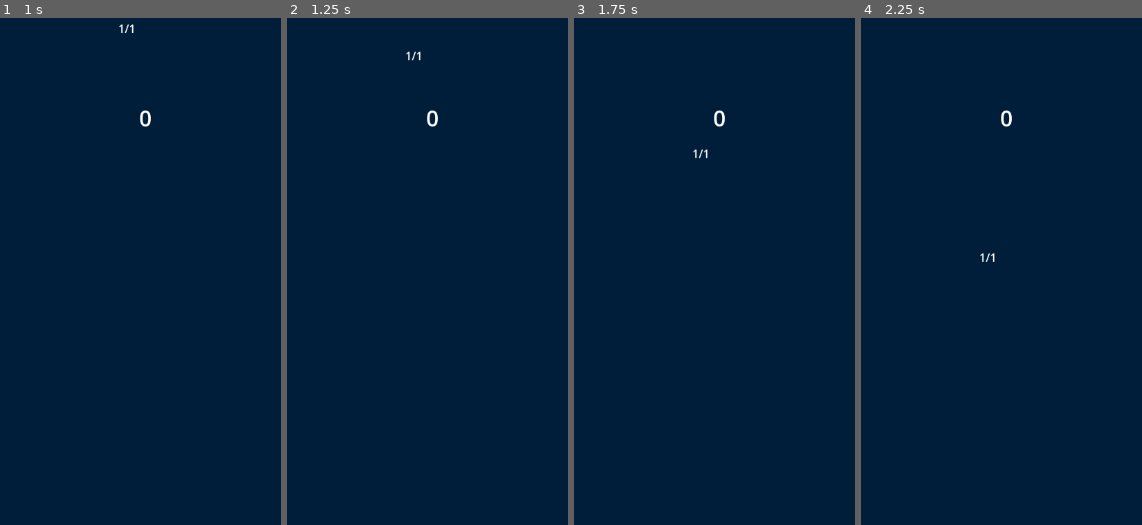
Above: before the commit, frames 1-4 (left to right).
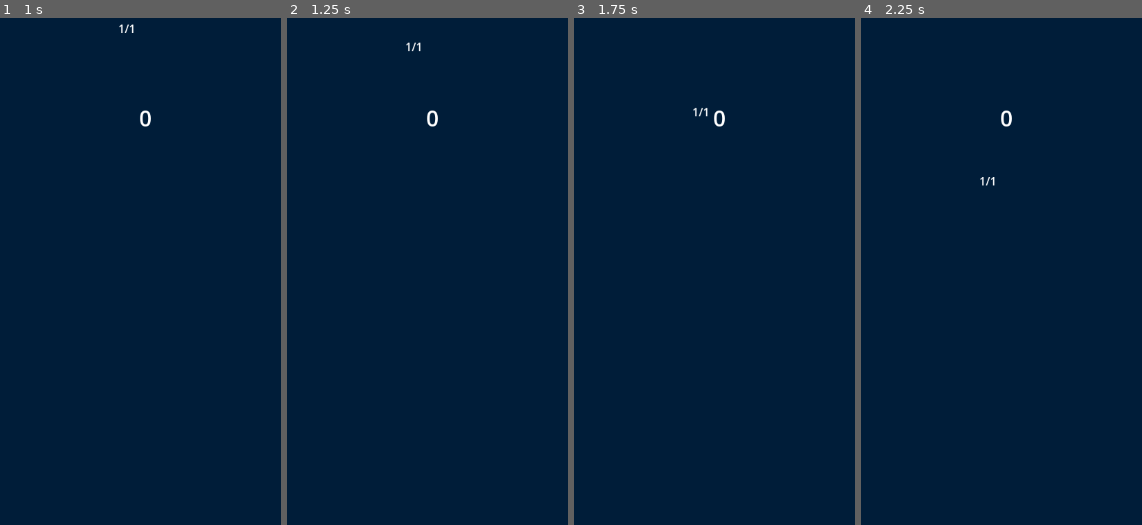
Above: after the commit, the same moments.

Repository: xxxxx-community/Sample-Shooter-Game
Game: Godot game, scene res://scenes/world/world.tscn
Same seed, same stepped clock (60 frames per second), same inputs: the game is played once before the commit and once after it.
Inputs (mouse positions are in pixels of both pictures, inside the frame that each line leads up to):
- Up to frame 1 (1 s): tap Enter at 0.5 s; move the mouse to (230, 337) at 0.52 s; click (230, 337) at 0.6 s
- Up to frame 2 (1.25 s): no input
- Up to frame 3 (1.75 s): move the mouse to (616, 413) at 1.27 s; tap 1 (weapon_1) at 1.35 s
- Up to frame 4 (2.25 s): move the mouse to (1038, 200) at 2.02 s; click (1038, 200) at 2.1 s

Frame 1 is identical in both runs. In frame 2, 0.1% of the frame differs, in the area x 42-48%, y 4-9%; in frame 3, 0.1%, in the area x 42-48%, y 17-28%; in frame 4, 0.1%.

Commit message:
fix: stats

Diff:
--- a/scenes/obstacles/obstacle_level_1/obstacle_level_1.tscn
+++ b/scenes/obstacles/obstacle_level_1/obstacle_level_1.tscn
@@ -4,7 +4,7 @@
 [ext_resource type="Shape2D" uid="uid://bjpomgq2ywdw" path="res://scenes/obstacles/obstacle/base_shape.tres" id="2_n5juj"]
 
 [node name="ObstacleLevel1" instance=ExtResource("1_p4gog")]
-speed = 300.0
+speed = 200.0
 
 [node name="CollisionShape2D" parent="." index="2"]
 shape = ExtResource("2_n5juj")
--- a/scenes/obstacles/obstacle_level_2/obstacle_level_2.tscn
+++ b/scenes/obstacles/obstacle_level_2/obstacle_level_2.tscn
@@ -4,9 +4,10 @@
 [ext_resource type="Shape2D" uid="uid://bjpomgq2ywdw" path="res://scenes/obstacles/obstacle/base_shape.tres" id="2_qdqjs"]
 
 [node name="ObstacleLevel2" instance=ExtResource("1_y34fq")]
+difficult_level = 2
 max_health = 2
 health = 2
-speed = 250.0
+speed = 150.0
 
 [node name="CollisionShape2D" parent="." index="2"]
 shape = ExtResource("2_qdqjs")
--- a/scenes/obstacles/obstacle_level_3/obstacle_level_3.tscn
+++ b/scenes/obstacles/obstacle_level_3/obstacle_level_3.tscn
@@ -4,9 +4,10 @@
 [ext_resource type="Shape2D" uid="uid://bjpomgq2ywdw" path="res://scenes/obstacles/obstacle/base_shape.tres" id="2_1qyrm"]
 
 [node name="ObstacleLevel3" instance=ExtResource("1_i3hoj")]
+difficult_level = 3
 max_health = 3
 health = 3
-speed = 200.0
+speed = 150.0
 
 [node name="CollisionShape2D" parent="." index="2"]
 shape = ExtResource("2_1qyrm")
--- a/scenes/obstacles/obstacle_level_4/obstacle_level_4.tscn
+++ b/scenes/obstacles/obstacle_level_4/obstacle_level_4.tscn
@@ -4,9 +4,10 @@
 [ext_resource type="Shape2D" uid="uid://bjpomgq2ywdw" path="res://scenes/obstacles/obstacle/base_shape.tres" id="2_b1bwo"]
 
 [node name="ObstacleLevel4" instance=ExtResource("1_itwcc")]
+difficult_level = 4
 max_health = 4
 health = 4
-speed = 190.0
+speed = 150.0
 
 [node name="CollisionShape2D" parent="." index="2"]
 shape = ExtResource("2_b1bwo")
--- a/scenes/obstacles/obstacle_level_5/obstacle_level_5.tscn
+++ b/scenes/obstacles/obstacle_level_5/obstacle_level_5.tscn
@@ -4,6 +4,7 @@
 [ext_resource type="Shape2D" uid="uid://bjpomgq2ywdw" path="res://scenes/obstacles/obstacle/base_shape.tres" id="2_pfrc3"]
 
 [node name="ObstacleLevel5" instance=ExtResource("1_g77ik")]
+difficult_level = 5
 max_health = 5
 health = 5
 speed = 100.0
